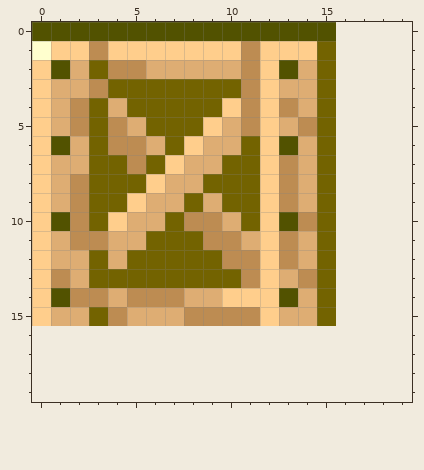
Pixel-art sprite, stored at resources/mapa_nivel_9/bloque_grande.png. The first picture shows the starting point.
The file is 16x16 pixels. Pixels under 10% opacity are left out. The old version is drawn lined up with the new one, on the new canvas.
The same view after the edit:
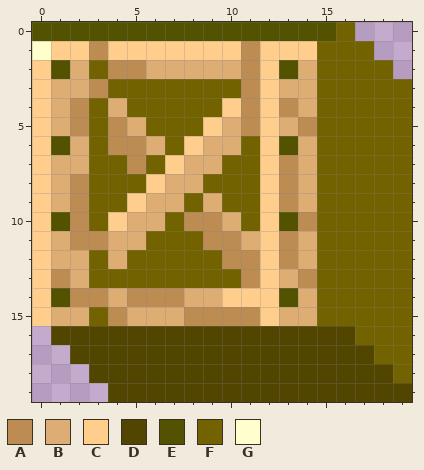
Palette (. is transparent): A #bd8c52  B #dead73  C #ffce8c  D #514500  E #525200  F #736300  G #ffffce
Commit message: bloques con sombras
What changed:
canvas 16x16 -> 20x20
@@ x 0..19 @@
- 0 EEEEEEEEEEEEEEEE....
- 1 GCCACCCCCCCACCCF....
- 2 CEBFAABBBBBACEBF....
- 3 CBBAFFFFFFFACBBF....
- 4 CBAFBFFFFFCACABF....
- 5 CBAFABFFFCBACBAF....
- 6 CEBFAABFCBBFCEBF....
- 7 CBBFFAFCBBFFCABF....
- 8 CBAFFFCBBFFFCABF....
- 9 CBAFFCBBFBFFCABF....
-10 CEAFCBBFAABFCEAF....
-11 CBAABBFFFAABCABF....
-12 CBBFBFFFFFAACABF....
-13 CABFFFFFFFFACBAF....
-14 CEAABAAABBCCCEBF....
-15 CBBFABBBAAAACBBF....
-16 ....................
-17 ....................
-18 ....................
-19 ....................
+ 0 EEEEEEEEEEEEEEEEF...
+ 1 GCCACCCCCCCACCCFFF..
+ 2 CEBFAABBBBBACEBFFFF.
+ 3 CBBAFFFFFFFACBBFFFFF
+ 4 CBAFBFFFFFCACABFFFFF
+ 5 CBAFABFFFCBACBAFFFFF
+ 6 CEBFAABFCBBFCEBFFFFF
+ 7 CBBFFAFCBBFFCABFFFFF
+ 8 CBAFFFCBBFFFCABFFFFF
+ 9 CBAFFCBBFBFFCABFFFFF
+10 CEAFCBBFAABFCEAFFFFF
+11 CBAABBFFFAABCABFFFFF
+12 CBBFBFFFFFAACABFFFFF
+13 CABFFFFFFFFACBAFFFFF
+14 CEAABAAABBCCCEBFFFFF
+15 CBBFABBBAAAACBBFFFFF
+16 .DDDDDDDDDDDDDDDDFFF
+17 ..DDDDDDDDDDDDDDDDFF
+18 ...DDDDDDDDDDDDDDDDF
+19 ....DDDDDDDDDDDDDDDD
Where, in picture pixels (left, top, right, bottom), the same in both pictures:
added: (51, 22, 412, 402)
